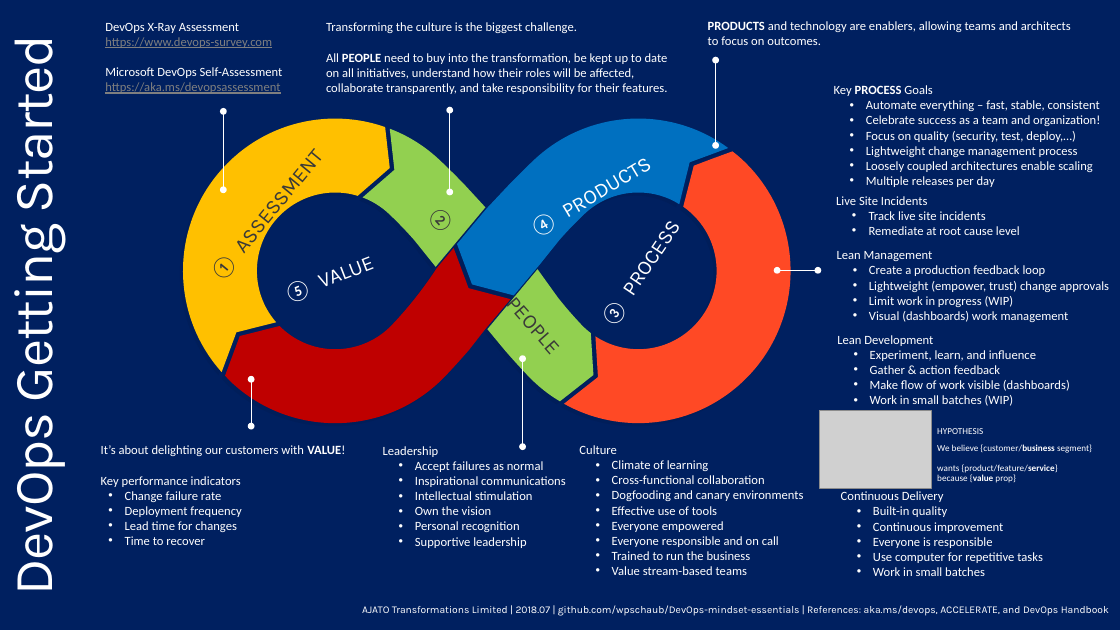
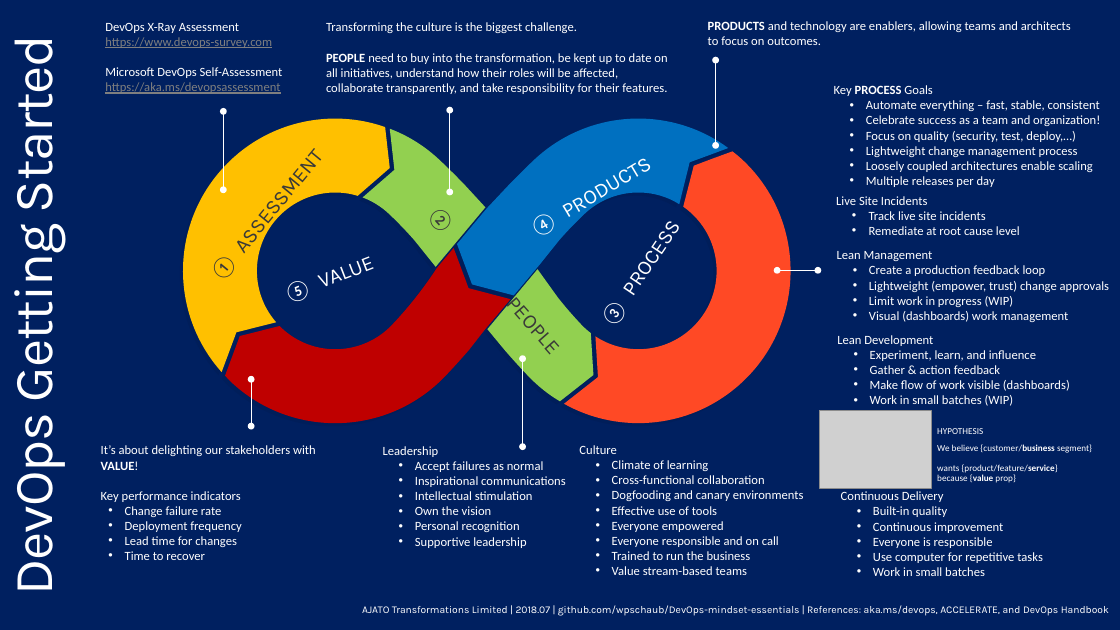
Before and after one commit to wpschaub/quick-reference-posters, a slide deck: slide 2 of src/devops-mindset-essentials/devops-getting-started.pptx. Drawn at 1120x630 pixels with LibreOffice and Linux fonts; fonts in the diff are those of the drawing; grey boxes stand for pictures; background and template pictures are left out. Boxes give left, top, right and bottom in pixels: in the first picture for what was removed or moved away, otherwise in the second. Text is boxed around its words. In the diff, an @@ line names an element or a change of style, - is before the commit and + after.

Commit message:
Change customer to stakeholder and all people to people.

```diff
--- a/src/devops-mindset-essentials/devops-getting-started.pptx
+++ b/src/devops-mindset-essentials/devops-getting-started.pptx
@@ text at [326, 53, 667, 94]: text changed @@
-All PEOPLE need to buy into the transformation, be kept up to date on all initiatives, understand how their roles will be affected, collaborate transparently, and take responsibility for their features.
+PEOPLE need to buy into the transformation, be kept up to date on all initiatives, understand how their roles will be affected, collaborate transparently, and take responsibility for their features.
@@ text at [101, 445, 316, 470]: text changed @@
-It’s about delighting our customers with VALUE!
+It’s about delighting our stakeholders with VALUE!
```
Also in this commit, not shown: 1 other file.
